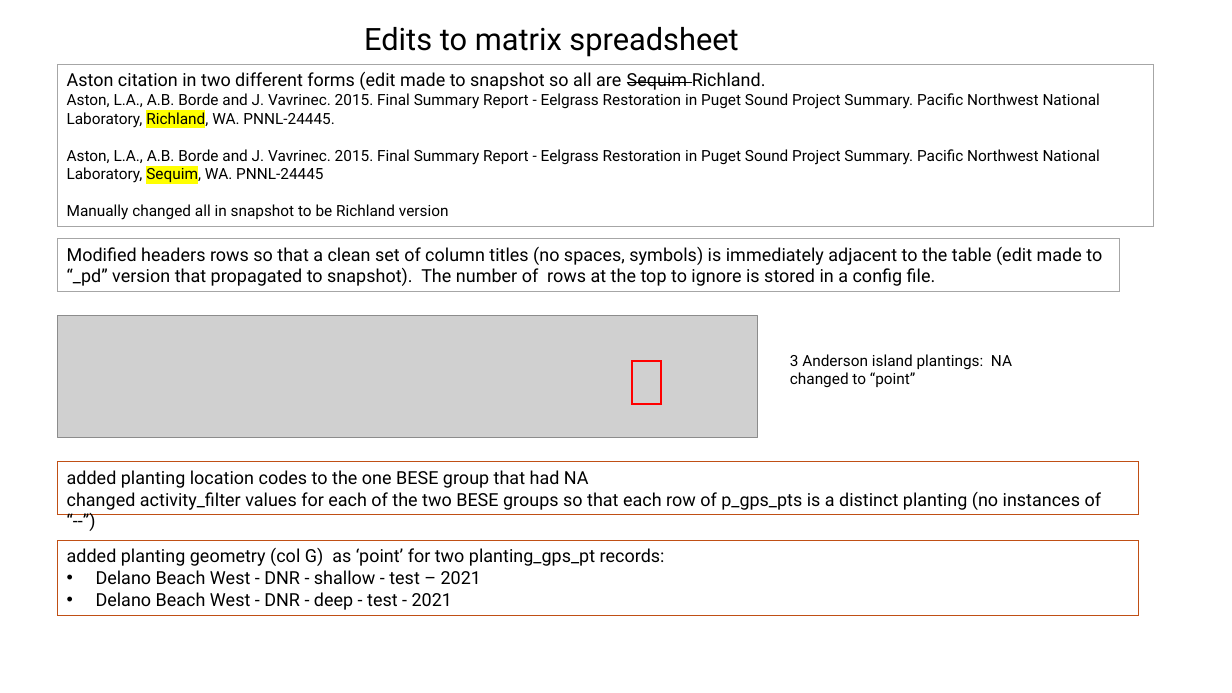
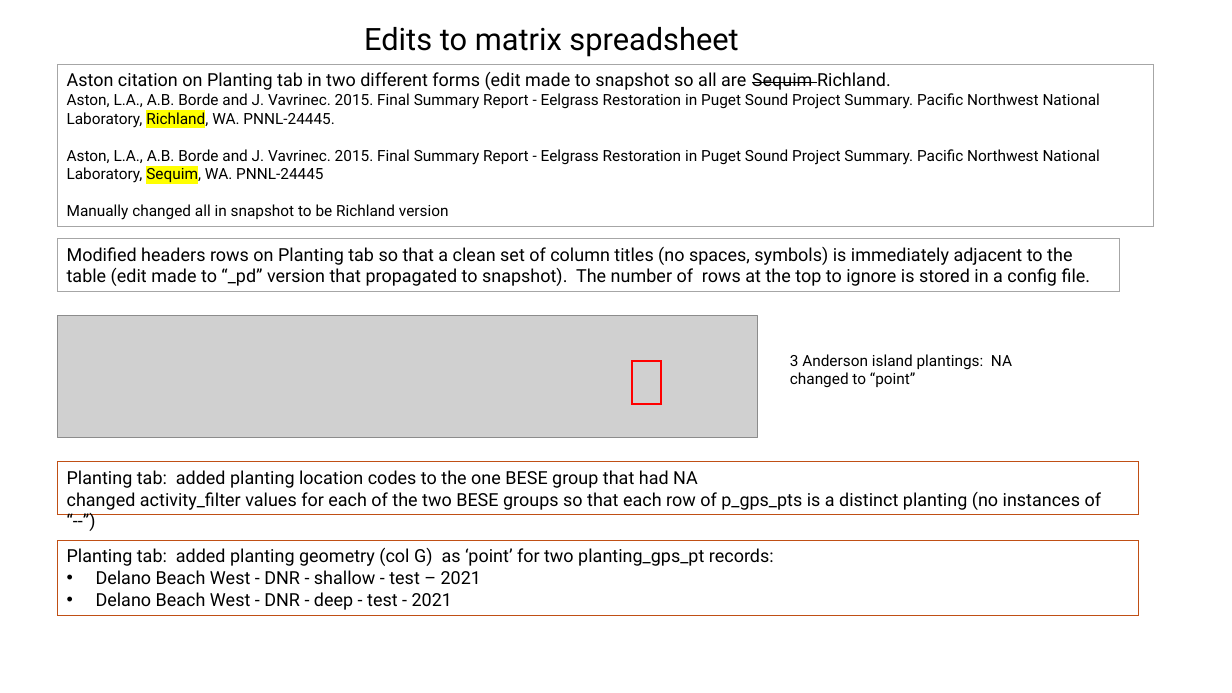
Before and after one commit to WA-Nearshore/seagrass-restoration-processing, a slide deck: slide 22 of docs/seagrass_restoration_storymap_notes.pptx (slide 20 before the commit). Drawn at 1232x693 pixels with LibreOffice and Linux fonts; fonts in the diff are those of the drawing; grey boxes stand for pictures. Boxes give left, top, right and bottom in pixels: in the first picture for what was removed or moved away, otherwise in the second. Text is boxed around its words. In the diff, an @@ line names an element or a change of style, - is before the commit and + after.

Commit message:
Donor table work.

```diff
--- a/docs/seagrass_restoration_storymap_notes.pptx
+++ b/docs/seagrass_restoration_storymap_notes.pptx
@@ text in rectangle at box(67, 72, 891, 90): text changed @@
-Aston citation in two different forms (edit made to snapshot so all are Sequim Richland.
+Aston citation on Planting tab in two different forms (edit made to snapshot so all are Sequim Richland.
@@ text in rectangle at box(67, 247, 1091, 286): text changed @@
-Modified headers rows so that a clean set of column titles (no spaces, symbols) is immediately adjacent to the table (edit made to “_pd” version that propagated to snapshot). The number of rows at the top to ignore is stored in a config file.
+Modified headers rows on Planting tab so that a clean set of column titles (no spaces, symbols) is immediately adjacent to the table (edit made to “_pd” version that propagated to snapshot). The number of rows at the top to ignore is stored in a config file.
@@ text in rectangle at box(67, 470, 698, 488): text changed @@
-added planting location codes to the one BESE group that had NA
+Planting tab: added planting location codes to the one BESE group that had NA
@@ text in rectangle at box(67, 548, 774, 566): text changed @@
-added planting geometry (col G) as ‘point’ for two planting_gps_pt records:
+Planting tab: added planting geometry (col G) as ‘point’ for two planting_gps_pt records:
```
Also in this commit, not shown: 3 other slides changed, 4 slides added, 1 slide removed, 8 other files.
